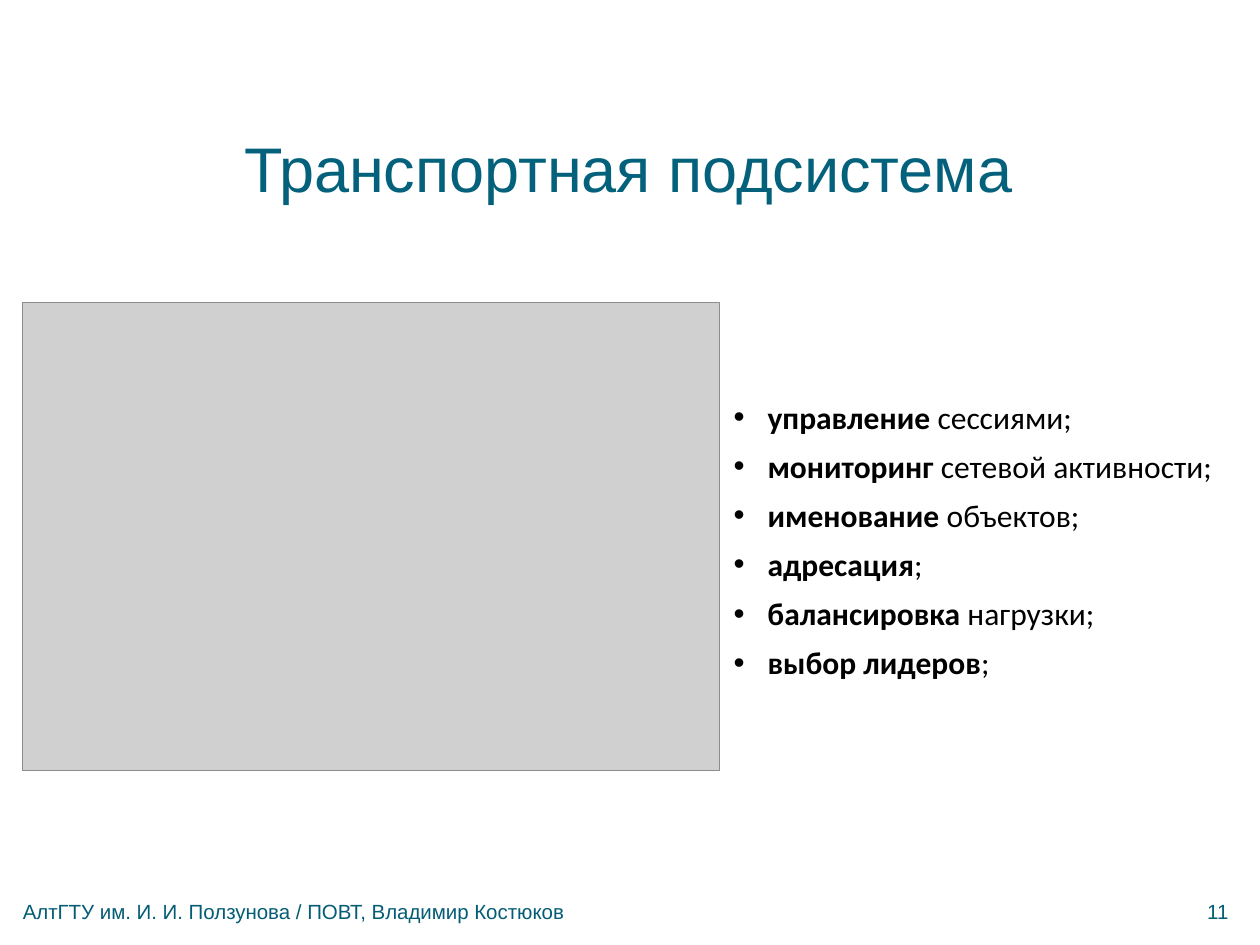
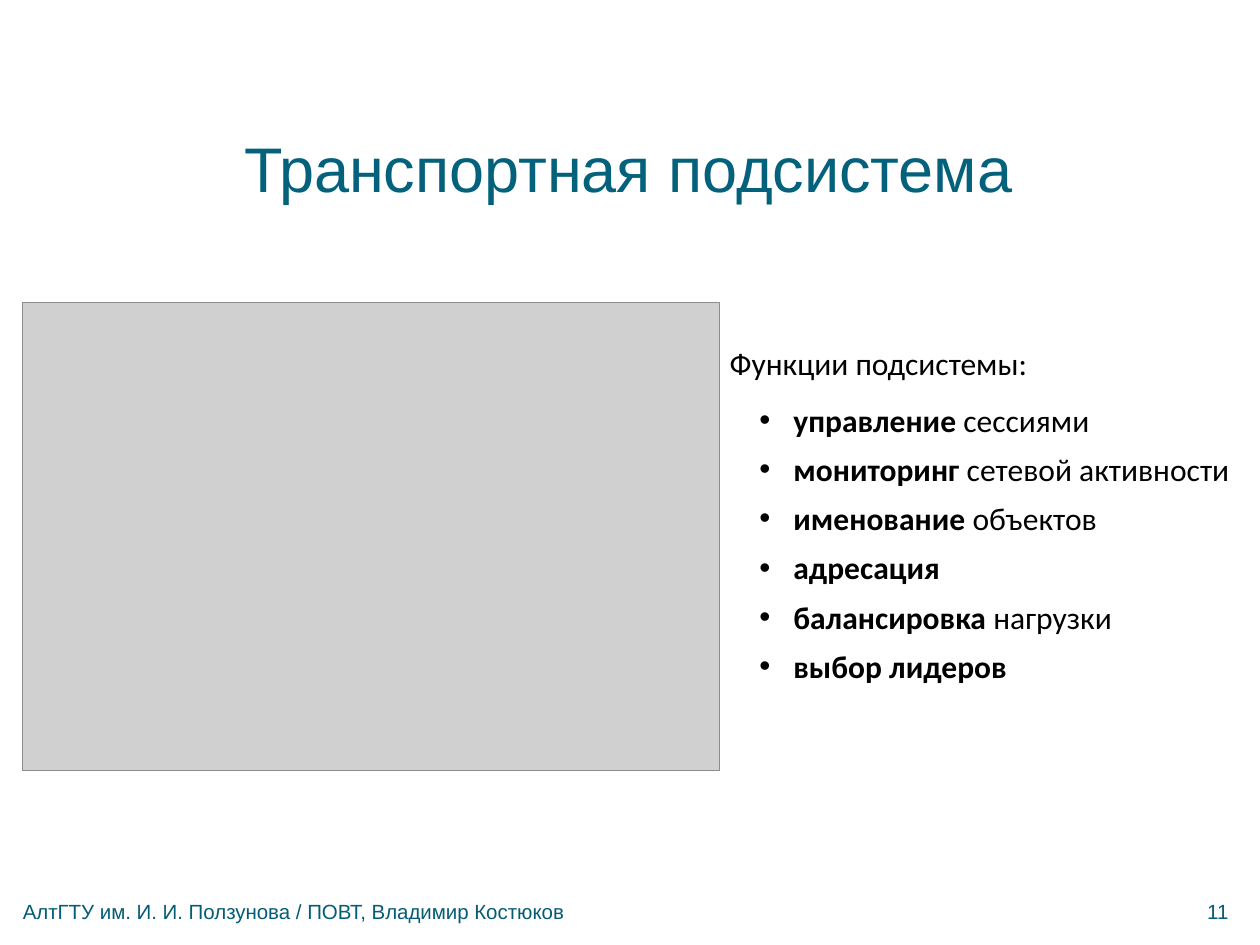
Before and after one commit to bluerain/snoopy, a slide deck: slide 11 of diploma/trunk/ppt/kostyukov.pptx. Drawn at 1260x945 pixels with LibreOffice and Linux fonts; fonts in the diff are those of the drawing; grey boxes stand for pictures; background and template pictures are left out. Boxes give left, top, right and bottom in pixels: in the first picture for what was removed or moved away, otherwise in the second. Text is boxed around its words. In the diff, an @@ line names an element or a change of style, - is before the commit and + after.

```diff
--- a/diploma/trunk/ppt/kostyukov.pptx
+++ b/diploma/trunk/ppt/kostyukov.pptx
@@ text at (730, 354, 1229, 683): text changed @@
-  • управление сессиями;
-  • мониторинг сетевой активности;
-  • именование объектов;
-  • адресация;
-  • балансировка нагрузки;
-  • выбор лидеров;
+  Функции подсистемы:
+    • управление сессиями
+    • мониторинг сетевой активности
+    • именование объектов
+    • адресация
+    • балансировка нагрузки
+    • выбор лидеров
```
Also in this commit, not shown: 11 other slides changed.
